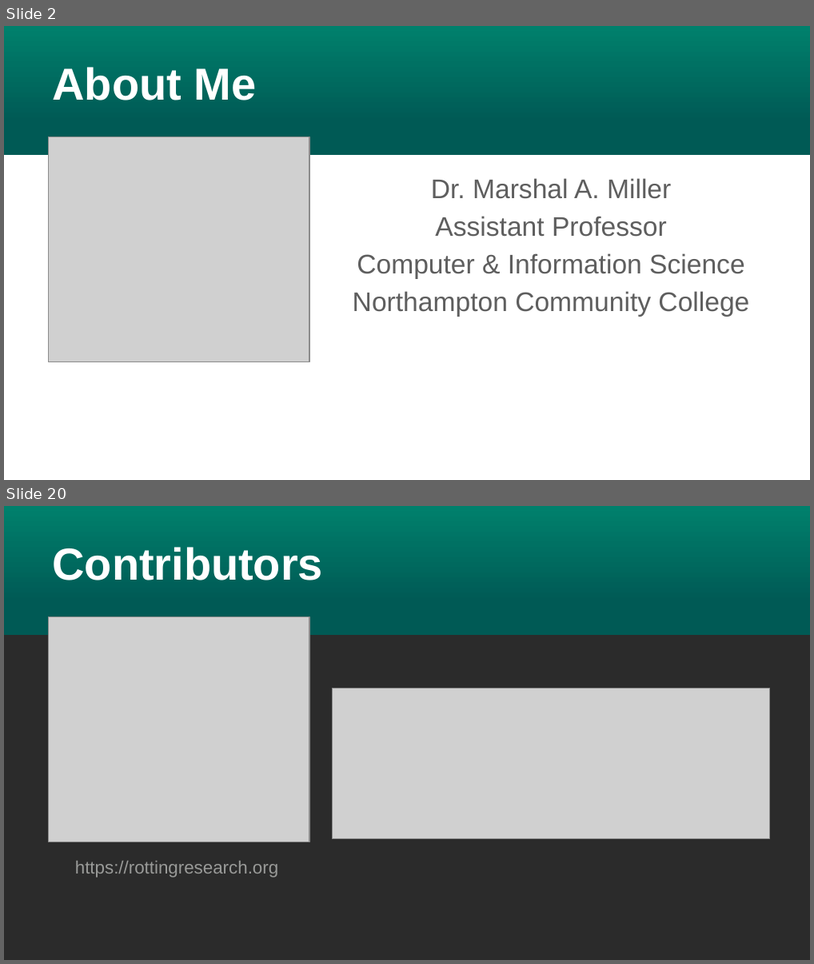
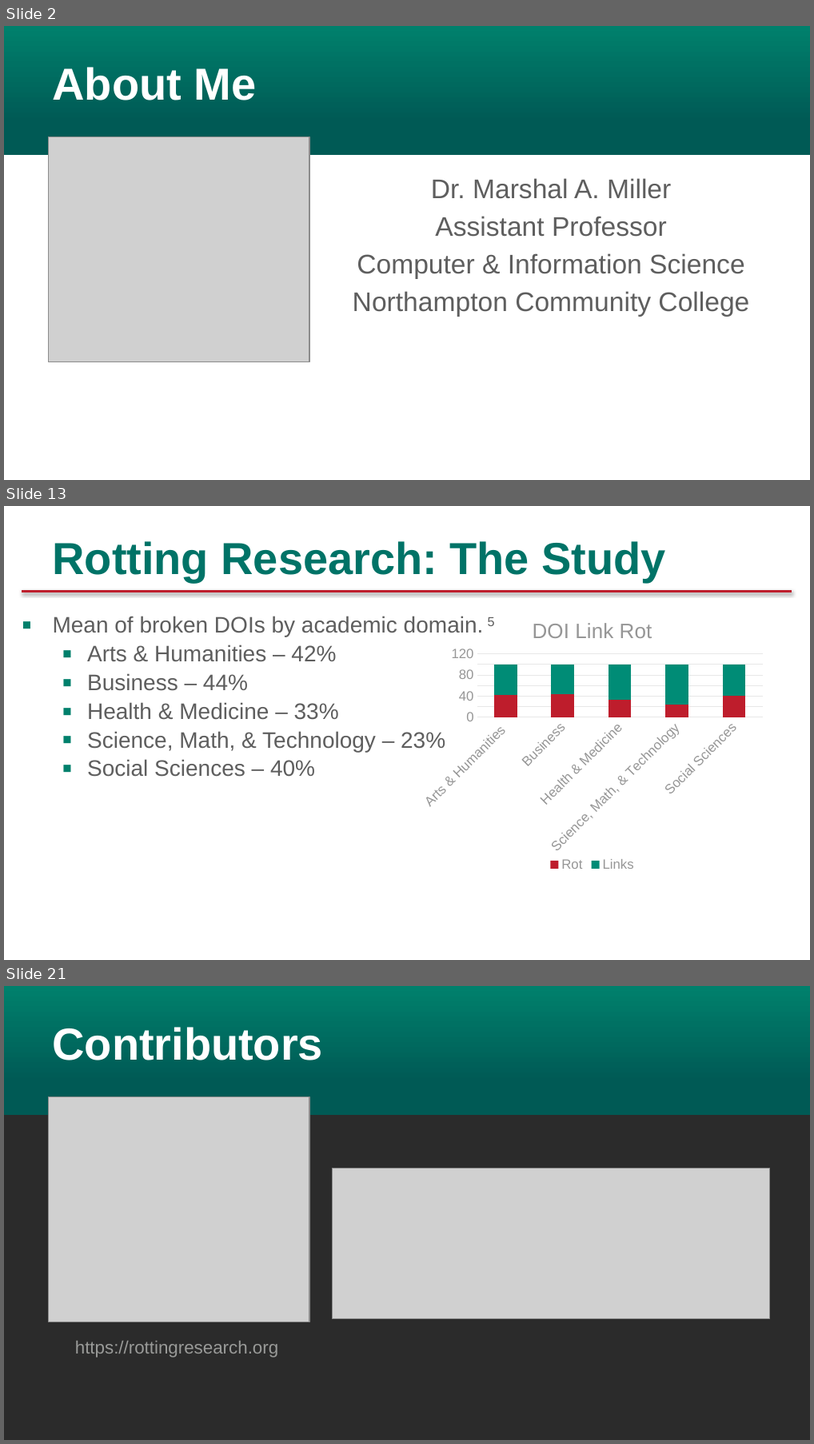
Before and after one commit to rottingresearch/rottingresearch, a slide deck: Presentations/ALA LibLearnX 2024/LibLearnX-2024-ALA.pptx. Shown one above the other, each under a label of ours: slides 2 and 20 before the commit, slides 2, 13 and 21 after it; the slides between them are not shown. The pictures are 814x964 and 814x1444 pixels, drawn with LibreOffice and Linux fonts; fonts in the diff are those of the drawing; grey boxes stand for pictures; background and template pictures are left out; a plain dark background stands for a picture behind light text. Boxes give left, top, right and bottom in pixels: in the first picture for what was removed or moved away, otherwise in the second. Text is boxed around its words. In the diff, an @@ line names an element or a change of style, - is before the commit and + after.

```diff
--- a/Presentations/ALA LibLearnX 2024/LibLearnX-2024-ALA.pptx
+++ b/Presentations/ALA LibLearnX 2024/LibLearnX-2024-ALA.pptx
@@ slide 13 added at (x1=4, y1=506, x2=810, y2=960), background picture (left out) @@
@@ title added at (x1=52, y1=541, x2=666, y2=582), 40 pt, text #007367, bold @@
+Rotting Research: The Study
@@ line added from (22, 591) to (793, 591), #BE1E2D 2 pt @@
@@ text added at (x1=53, y1=616, x2=495, y2=776), 20 pt, text #5E5E5E @@
+▪ Mean of broken DOIs by academic domain. 5
+  ▪ Arts & Humanities – 42%
+  ▪ Business – 44%
+  ▪ Health & Medicine – 33%
+  ▪ Science, Math, & Technology – 23%
+  ▪ Social Sciences – 40%
@@ column stacked chart added at (x1=415, y1=603, x2=770, y2=875) @@
+title "DOI Link Rot "
+categories: Arts & Humanities , Business, Health & Medicine, Science, Math, & Technology, Social Sciences
+Rot: 42, 44, 33, 23, 40
+Links: 58, 56, 67, 77, 60
@@ what was slide 20 is now slide 21 @@
```
Also in this commit, not shown: 14 slides changed, 3 other slides added, 3 slides removed, 1 other file.
